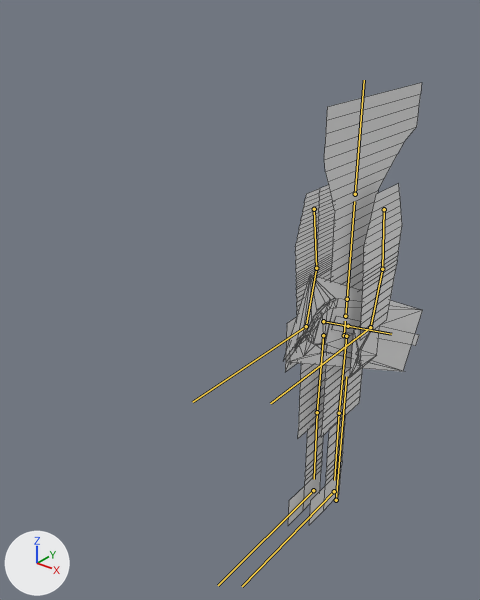
The FBX model unity-bloodiro/Assets/bloodiro/Models/Humans/Swordsman/SwordsMan.fbx as it was, and as the next commit left it.
Rendered twice from a camera (50 mm lens) standing at (1.6, -3.0, 3.07) and looking at (-0.34, -0.59, 1.57). Every picture has the same lights, and +X, +Y and +Z are marked at lower left. The bones that bend it are drawn over the model as lines. Mesh edges are drawn as thin lines.

Objects in the first picture: 'Swordsman.021'.
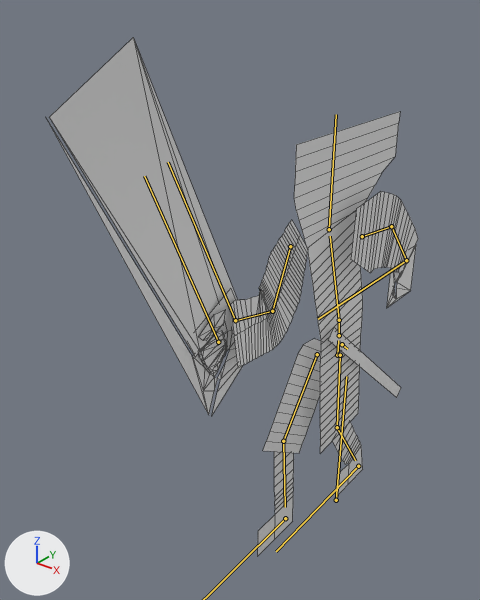
The newer file adds an action. The first version stands in its rest pose; the second is drawn at frame 21 of the action 'SwordsmanArmature.001|Parry'.

Pixel boxes (x1, y1, x2, y2) of what changed, in the pictures (480 x 600 px):
'Swordsman.021', posed (166% wider, 17% taller): before (284, 83, 423, 525); after (46, 38, 418, 557)
bone 'Spine1', root to tip: before (344, 335) to (345, 321); after (337, 355) to (338, 340)
bone 'Spine1.001', root to tip: before (345, 316) to (347, 299); after (339, 335) to (339, 320)
bone 'Spine1.002', root to tip: before (347, 299) to (354, 201); after (339, 320) to (330, 236)
bone 'Head', root to tip: before (355, 194) to (364, 80); after (329, 229) to (336, 114)
bone 'arm L', root to tip: before (384, 209) to (382, 269); after (362, 236) to (391, 226)
bone 'fore L', root to tip: before (382, 269) to (370, 330); after (391, 226) to (407, 261)
bone 'arm L.001', root to tip: before (314, 209) to (316, 268); after (290, 246) to (272, 311)
bone 'fore L.001', root to tip: before (316, 268) to (305, 329); after (272, 311) to (233, 321)
bone 'Leg L', root to tip: before (346, 336) to (339, 413); after (340, 355) to (337, 427)
bone 'shin L', root to tip: before (339, 413) to (334, 480); after (337, 427) to (355, 460)
bone 'Leg L.001', root to tip: before (323, 335) to (317, 412); after (317, 354) to (283, 441)
bone 'shin L.001', root to tip: before (317, 412) to (314, 479); after (283, 441) to (285, 507)
bone 'sheath', root to tip: before (348, 326) to (354, 327); after (342, 344) to (347, 349)
bone 'Foot L ik target', root to tip: before (334, 491) to (242, 586); after (358, 466) to (276, 551)
bone 'hand ik target', root to tip: before (370, 327) to (270, 403); after (406, 260) to (318, 319)
bone 'hand ik target.001', root to tip: before (306, 326) to (192, 402); after (235, 320) to (168, 162)
bone 'Sword', root to tip: before (323, 321) to (391, 334); after (218, 342) to (144, 176)

The change in detail:
Bone 'Spine1' (bone_spine1) moves from (0.0, 0.0, 0.0) to (0.0, -0.101, 0.057).
Bone 'Spine1.001' (bone_spine1_001) turns from (0, 0, 0) to (7, 0, 0) degrees about its own x, y and z.
Bone 'Spine1.002' (bone_spine1_002) turns from (0, 0, 0) to (9, 0, 0) degrees about its own x, y and z.
Bone 'Head' (bone_head) turns from (0, 0, 0) to (-16, 0, 0) degrees about its own x, y and z.
Bone 'arm L' (bone_arm_l) turns from (0, 0, 0) to (58, -5, -4) degrees about its own x, y and z.
Bone 'fore L' (bone_fore_l) turns from (0, 0, 0) to (-21, 0, 0) degrees about its own x, y and z.
Bone 'arm L.001' (bone_arm_l_001) turns from (0, 0, 0) to (-69, -11, -5) degrees about its own x, y and z.
Bone 'fore L.001' (bone_fore_l_001) turns from (0, 0, 0) to (-38, 0, 0) degrees about its own x, y and z.
Bone 'Leg L' (bone_leg_l) turns from (0, 0, 0) to (6, 0, 0) degrees about its own x, y and z.
Bone 'shin L' (bone_shin_l) turns from (0, 0, 0) to (26, 0, 0) degrees about its own x, y and z.
Bone 'Leg L.001' (bone_leg_l_001) turns from (0, 0, 0) to (-34, 0, 0) degrees about its own x, y and z.
Bone 'shin L.001' (bone_shin_l_001) turns from (0, 0, 0) to (37, 0, 0) degrees about its own x, y and z.
Bone 'sheath' (bone_sheath) moves from (0.0, 0.0, 0.0) to (0.0, 0.003, 0.009).
Bone 'sheath' (bone_sheath) turns from (0, 0, 0) to (-14, 0, 0) degrees about its own x, y and z.
Bone 'Foot L ik target' (bone_foot_l_ik_target) moves from (0.0, 0.0, 0.0) to (0.0, -0.313, 0.0).
Bone 'Foot L ik target.001' (bone_foot_l_ik_target_001) moves from (0.0, 0.0, 0.0) to (0.0, 0.312, 0.0).
Bone 'hand ik target' (bone_hand_ik_target) moves from (0.0, 0.0, 0.0) to (0.0, -0.379, -0.285).
Bone 'hand ik target.001' (bone_hand_ik_target_001) moves from (0.0, 0.0, 0.0) to (0.104, 0.755, -0.382).
Bone 'hand ik target.001' (bone_hand_ik_target_001) turns from (0, 0, 0) to (-61, -6, 0) degrees about its own x, y and z.
Bone 'Sword' (bone_sword) moves from (0.0, 0.0, 0.0) to (-0.15, -0.635, -0.199).
Bone 'Sword' (bone_sword) turns from (0, 0, 0) to (37, 4, -176) degrees about its own x, y and z.
